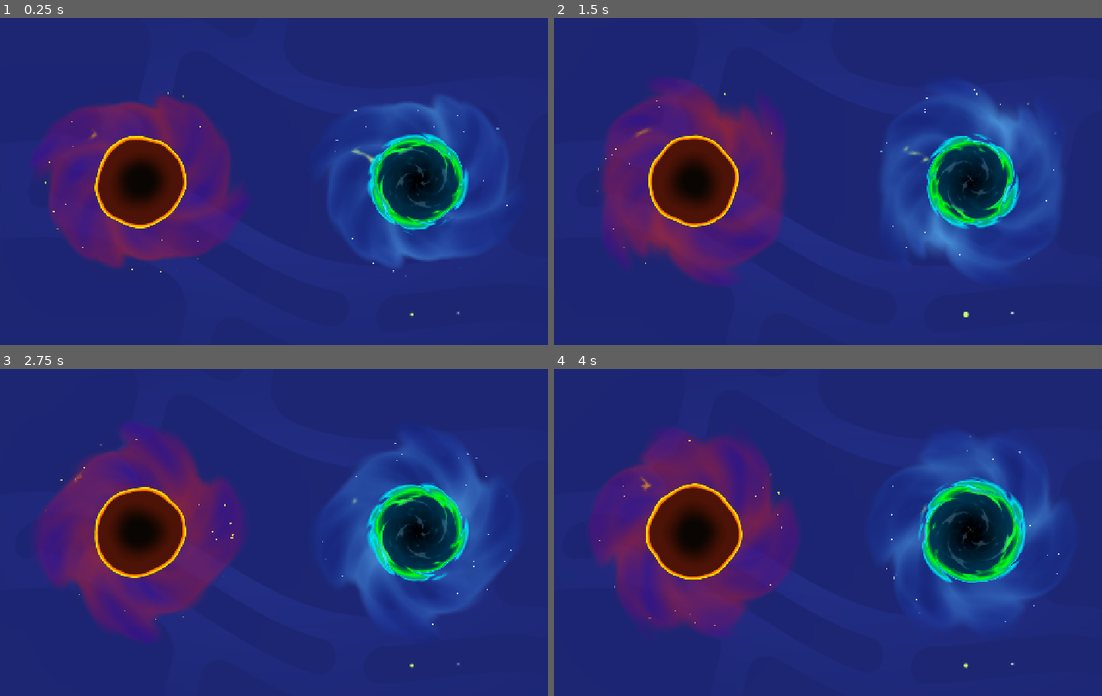
Above: before the commit, frames 1-4 (two rows, left to right).
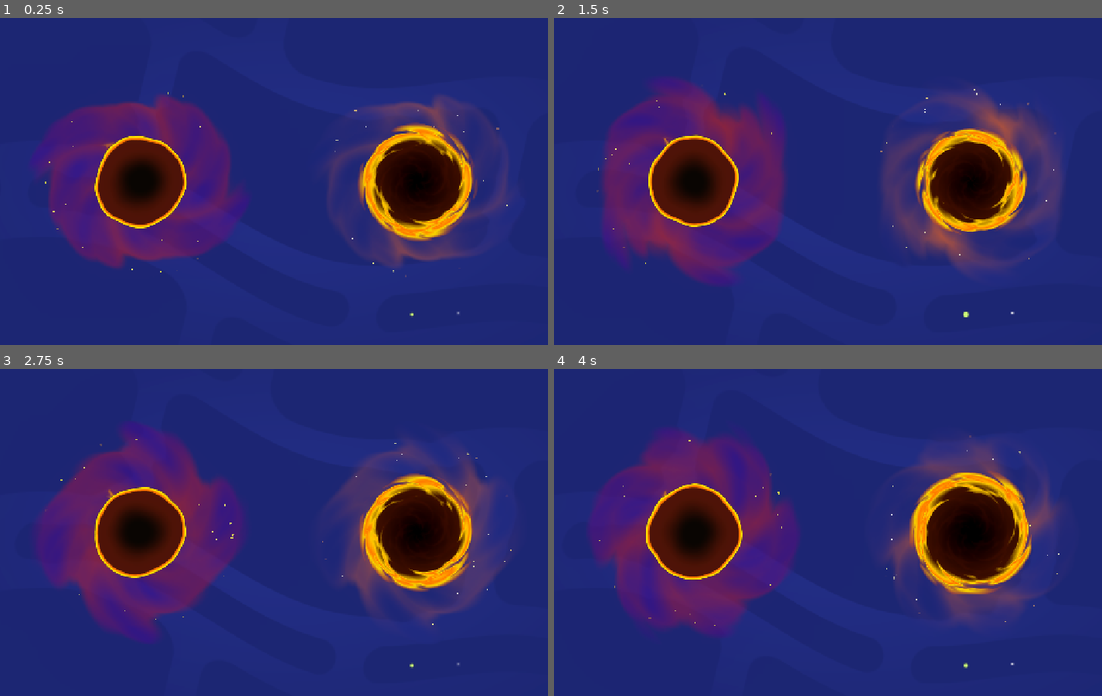
Above: after the commit, the same moments.

Repository: gdquest-demos/godot-4-your-first-shader-from-zero
Game: Godot game, scene res://assets/portal/portal_test.tscn
Same seed, same stepped clock (60 frames per second), same inputs: the game is played once before the commit and once after it. This scene is started directly instead of the project's main scene.
Inputs:
- Up to frame 1 (0.25 s): no input
- Up to frame 2 (1.5 s): hold Right (ui_right) 0.53-1.28 s; hold Down (ui_down) from 1.28 s (still down)
- Up to frame 3 (2.75 s): release Down (ui_down) at 2.03 s; hold Right (ui_right) from 2.03 s (still down)
- Up to frame 4 (4 s): release Right (ui_right) at 2.78 s; hold Up (ui_up) 2.78-3.53 s; hold Left (ui_left) from 3.53 s (still down)

The runs differ from the first frame. In frame 1, 11% of the frame differs, in the area x 16-93%, y 23-80%; in frame 2, 13%, in the area x 14-93%, y 19-79%; in frame 3, 12%; in frame 4, 11%.

Commit message:
update: red portal

Diff:
--- a/assets/portal/portal_2_background_mat.tres
+++ b/assets/portal/materials/green_portal/portal_2_background_mat.tres
@@ -1,6 +1,6 @@
 [gd_resource type="ShaderMaterial" format=3 uid="uid://d223hkl7xp5sd"]
 
-[ext_resource type="Shader" uid="uid://b742xx2fiajhu" path="res://assets/portal/portal_background.gdshader" id="1_voro7"]
+[ext_resource type="Shader" uid="uid://b742xx2fiajhu" path="res://assets/portal/shader/portal_background.gdshader" id="1_voro7"]
 
 [sub_resource type="Gradient" id="Gradient_voro7"]
 colors = PackedColorArray(0.018899981, 0.11056506, 0.63, 0.06666667, 0.32200003, 0.6509001, 0.92, 0.83137256)
--- a/assets/portal/portal_2_mat.tres
+++ b/assets/portal/materials/green_portal/portal_2_mat.tres
@@ -1,7 +1,7 @@
 [gd_resource type="ShaderMaterial" format=3 uid="uid://tkh0a11oe6lm"]
 
-[ext_resource type="Shader" uid="uid://2mps1vjyyqh3" path="res://assets/portal/portal_2.gdshader" id="1_8278w"]
-[ext_resource type="Texture2D" uid="uid://tj4wuhredjpx" path="res://assets/portal/portal_2_gradient.tres" id="2_miaf3"]
+[ext_resource type="Shader" uid="uid://2mps1vjyyqh3" path="res://assets/portal/shader/portal_2.gdshader" id="1_8278w"]
+[ext_resource type="Texture2D" uid="uid://tj4wuhredjpx" path="res://assets/portal/materials/green_portal/portal_2_gradient.tres" id="2_miaf3"]
 
 [resource]
 shader = ExtResource("1_8278w")
--- /dev/null
+++ b/assets/portal/materials/green_portal/portal_2_particles_mat.tres
@@ -0,0 +1,25 @@
+[gd_resource type="ShaderMaterial" format=3 uid="uid://c752rykjq2jpg"]
+
+[ext_resource type="Shader" uid="uid://krmquanp3h41" path="res://assets/portal/shader/portal_particles_process.gdshader" id="1_u7ye3"]
+
+[sub_resource type="Curve" id="Curve_wvkgw"]
+_data = [Vector2(0, 0), 0.0, 0.0, 0, 0, Vector2(0.2, 1), 0.0, 0.0, 0, 0, Vector2(0.8, 1), 0.0, 0.0, 0, 0, Vector2(1, 0), 0.0, 0.0, 0, 0]
+point_count = 4
+
+[sub_resource type="CurveTexture" id="CurveTexture_u7ye3"]
+curve = SubResource("Curve_wvkgw")
+
+[sub_resource type="Curve" id="Curve_trlrn"]
+_limits = [1.0, 4.0, 0.0, 1.0]
+_data = [Vector2(0, 1), 0.0, 0.0, 0, 0, Vector2(0.5, 4), 0.0, 0.0, 0, 0, Vector2(1, 1), 0.0, 0.0, 0, 0]
+point_count = 3
+
+[sub_resource type="CurveTexture" id="CurveTexture_43jak"]
+curve = SubResource("Curve_trlrn")
+
+[resource]
+shader = ExtResource("1_u7ye3")
+shader_parameter/portal_radius = 200.0
+shader_parameter/color = Color(0.41000003, 0.70500004, 1, 1)
+shader_parameter/alpha_curve = SubResource("CurveTexture_u7ye3")
+shader_parameter/emission_curve = SubResource("CurveTexture_43jak")
--- a/assets/portal/portal_background_mat.tres
+++ b/assets/portal/materials/portal_1/portal_background_mat.tres
@@ -1,6 +1,6 @@
 [gd_resource type="ShaderMaterial" format=3 uid="uid://crpv7vsmug6v0"]
 
-[ext_resource type="Shader" uid="uid://b742xx2fiajhu" path="res://assets/portal/portal_background.gdshader" id="1_cm075"]
+[ext_resource type="Shader" uid="uid://b742xx2fiajhu" path="res://assets/portal/shader/portal_background.gdshader" id="1_cm075"]
 
 [sub_resource type="Gradient" id="Gradient_cm075"]
 colors = PackedColorArray(0.22259979, 0.018899981, 0.63, 0.4392157, 1, 0.13333333, 0, 0.45882353)
--- a/assets/portal/portal_mat.tres
+++ b/assets/portal/materials/portal_1/portal_mat.tres
@@ -1,6 +1,6 @@
 [gd_resource type="ShaderMaterial" format=3 uid="uid://cwlh5rtsne3u"]
 
-[ext_resource type="Shader" uid="uid://dxf77vnjpd8um" path="res://assets/portal/portal.gdshader" id="1_byjj7"]
+[ext_resource type="Shader" uid="uid://dxf77vnjpd8um" path="res://assets/portal/shader/portal.gdshader" id="1_byjj7"]
 
 [resource]
 shader = ExtResource("1_byjj7")
--- a/assets/portal/portal_particles_process_mat.tres
+++ b/assets/portal/materials/portal_1/portal_particles_process_mat.tres
@@ -1,6 +1,6 @@
 [gd_resource type="ShaderMaterial" format=3 uid="uid://i4d1kv43j0hg"]
 
-[ext_resource type="Shader" uid="uid://krmquanp3h41" path="res://assets/portal/portal_particles_process.gdshader" id="1_trlrn"]
+[ext_resource type="Shader" uid="uid://krmquanp3h41" path="res://assets/portal/shader/portal_particles_process.gdshader" id="1_trlrn"]
 
 [sub_resource type="Curve" id="Curve_wvkgw"]
 _data = [Vector2(0, 0), 0.0, 0.0, 0, 0, Vector2(0.2, 1), 0.0, 0.0, 0, 0, Vector2(0.8, 1), 0.0, 0.0, 0, 0, Vector2(1, 0), 0.0, 0.0, 0, 0]
--- /dev/null
+++ b/assets/portal/materials/red_portal/red_portal_background_mat.tres
@@ -0,0 +1,15 @@
+[gd_resource type="ShaderMaterial" format=3 uid="uid://bxxlrixgk5tsk"]
+
+[ext_resource type="Shader" uid="uid://b742xx2fiajhu" path="res://assets/portal/shader/portal_background.gdshader" id="1_auckf"]
+
+[sub_resource type="Gradient" id="Gradient_gcpej"]
+colors = PackedColorArray(0.018899981, 0.11056506, 0.63, 0, 1, 0.4066667, 0.110000014, 0.61960787)
+
+[sub_resource type="GradientTexture1D" id="GradientTexture1D_je4ws"]
+gradient = SubResource("Gradient_gcpej")
+
+[resource]
+shader = ExtResource("1_auckf")
+shader_parameter/gradient = SubResource("GradientTexture1D_je4ws")
+shader_parameter/portal_radius = 0.5
+shader_parameter/softness = 0.050000002375
--- /dev/null
+++ b/assets/portal/materials/red_portal/red_portal_gradient.tres
@@ -0,0 +1,8 @@
+[gd_resource type="GradientTexture1D" format=3 uid="uid://cj8112ep1pkm"]
+
+[sub_resource type="Gradient" id="Gradient_6088b"]
+offsets = PackedFloat32Array(0, 0.66219836, 0.75076926, 0.8138462, 0.8523077, 0.9464594)
+colors = PackedColorArray(0, 0, 0, 1, 0.22182292, 0.057407536, 0.007186607, 1, 1, 0.7833333, 0, 1, 1, 0.4666667, 0, 1, 0.97, 0.8406667, 0, 1, 1, 0.18333334, 0, 0)
+
+[resource]
+gradient = SubResource("Gradient_6088b")
--- /dev/null
+++ b/assets/portal/materials/red_portal/red_portal_mat.tres
@@ -0,0 +1,12 @@
+[gd_resource type="ShaderMaterial" format=3 uid="uid://xfqmhssbp2m4"]
+
+[ext_resource type="Shader" uid="uid://2mps1vjyyqh3" path="res://assets/portal/shader/portal_2.gdshader" id="1_vfc2s"]
+[ext_resource type="Texture2D" uid="uid://cj8112ep1pkm" path="res://assets/portal/materials/red_portal/red_portal_gradient.tres" id="2_kcsv6"]
+
+[resource]
+shader = ExtResource("1_vfc2s")
+shader_parameter/gradient = ExtResource("2_kcsv6")
+shader_parameter/portal_radius = 0.5
+shader_parameter/breathing_strength = 0.03
+shader_parameter/displacement_strength = 0.05
+shader_parameter/noise_speed = 0.2000000095
--- a/assets/portal/portal_2_particles_mat.tres
+++ b/assets/portal/materials/red_portal/red_portal_particles_process_mat.tres
@@ -1,6 +1,6 @@
-[gd_resource type="ShaderMaterial" format=3 uid="uid://c752rykjq2jpg"]
+[gd_resource type="ShaderMaterial" format=3 uid="uid://6r8hl0rtss2o"]
 
-[ext_resource type="Shader" uid="uid://krmquanp3h41" path="res://assets/portal/portal_particles_process.gdshader" id="1_u7ye3"]
+[ext_resource type="Shader" uid="uid://krmquanp3h41" path="res://assets/portal/shader/portal_particles_process.gdshader" id="1_rrtck"]
 
 [sub_resource type="Curve" id="Curve_wvkgw"]
 _data = [Vector2(0, 0), 0.0, 0.0, 0, 0, Vector2(0.2, 1), 0.0, 0.0, 0, 0, Vector2(0.8, 1), 0.0, 0.0, 0, 0, Vector2(1, 0), 0.0, 0.0, 0, 0]
@@ -18,8 +18,8 @@
 curve = SubResource("Curve_trlrn")
 
 [resource]
-shader = ExtResource("1_u7ye3")
+shader = ExtResource("1_rrtck")
 shader_parameter/portal_radius = 200.0
-shader_parameter/color = Color(0.41000003, 0.70500004, 1, 1)
+shader_parameter/color = Color(1, 0.47500002, 0.25, 1)
 shader_parameter/alpha_curve = SubResource("CurveTexture_u7ye3")
 shader_parameter/emission_curve = SubResource("CurveTexture_43jak")
--- a/assets/portal/portal_particles.gdshader
+++ /dev/null
@@ -1,11 +0,0 @@
-shader_type canvas_item;
-
-varying vec4 custom;
-
-void vertex() {
-	custom = INSTANCE_CUSTOM;
-}
-
-void fragment() {
-	COLOR.rgb *= 2.0;
-}
--- a/assets/portal/portal_particles_2_process_mat.tres
+++ /dev/null
@@ -1,16 +0,0 @@
-[gd_resource type="ShaderMaterial" format=3 uid="uid://dcikkmsc4i4ao"]
-
-[ext_resource type="Shader" uid="uid://krmquanp3h41" path="res://assets/portal/portal_particles_process.gdshader" id="1_sy73f"]
-
-[sub_resource type="Curve" id="Curve_6j26r"]
-_data = [Vector2(0, 0), 0.0, 0.0, 0, 0, Vector2(1, 0), 0.0, 0.0, 0, 0]
-point_count = 2
-
-[sub_resource type="CurveTexture" id="CurveTexture_ljiwj"]
-curve = SubResource("Curve_6j26r")
-
-[resource]
-shader = ExtResource("1_sy73f")
-shader_parameter/portal_radius = 200.0
-shader_parameter/color = Color(1, 0.5746666, 0.120000005, 1)
-shader_parameter/alpha_curve = SubResource("CurveTexture_ljiwj")
--- a/assets/portal/portal_particles_mat.tres
+++ /dev/null
@@ -1,6 +0,0 @@
-[gd_resource type="ShaderMaterial" format=3 uid="uid://bhoy1rls7s2p7"]
-
-[ext_resource type="Shader" uid="uid://befcpc2blbw4l" path="res://assets/portal/portal_particles.gdshader" id="1_sy73f"]
-
-[resource]
-shader = ExtResource("1_sy73f")
--- a/assets/portal/portal_test.tscn
+++ b/assets/portal/portal_test.tscn
@@ -2,12 +2,15 @@
 
 [ext_resource type="PackedScene" uid="uid://bxfevggvxo634" path="res://assets/background/space_background.tscn" id="1_a2c6u"]
 [ext_resource type="Script" uid="uid://d1y0herb1jsm6" path="res://assets/portal/portal_test.gd" id="1_ljiwj"]
-[ext_resource type="Material" uid="uid://cwlh5rtsne3u" path="res://assets/portal/portal_mat.tres" id="2_jsav0"]
-[ext_resource type="Material" uid="uid://tkh0a11oe6lm" path="res://assets/portal/portal_2_mat.tres" id="3_7fav2"]
-[ext_resource type="Material" uid="uid://crpv7vsmug6v0" path="res://assets/portal/portal_background_mat.tres" id="3_7ro0l"]
-[ext_resource type="Material" uid="uid://d223hkl7xp5sd" path="res://assets/portal/portal_2_background_mat.tres" id="4_x5flc"]
-[ext_resource type="Material" uid="uid://i4d1kv43j0hg" path="res://assets/portal/portal_particles_process_mat.tres" id="5_ljiwj"]
-[ext_resource type="Material" uid="uid://c752rykjq2jpg" path="res://assets/portal/portal_2_particles_mat.tres" id="8_ljiwj"]
+[ext_resource type="Material" uid="uid://cwlh5rtsne3u" path="res://assets/portal/materials/portal_1/portal_mat.tres" id="2_jsav0"]
+[ext_resource type="Material" uid="uid://tkh0a11oe6lm" path="res://assets/portal/materials/green_portal/portal_2_mat.tres" id="3_7fav2"]
+[ext_resource type="Material" uid="uid://crpv7vsmug6v0" path="res://assets/portal/materials/portal_1/portal_background_mat.tres" id="3_7ro0l"]
+[ext_resource type="Material" uid="uid://d223hkl7xp5sd" path="res://assets/portal/materials/green_portal/portal_2_background_mat.tres" id="4_x5flc"]
+[ext_resource type="Material" uid="uid://i4d1kv43j0hg" path="res://assets/portal/materials/portal_1/portal_particles_process_mat.tres" id="5_ljiwj"]
+[ext_resource type="Material" uid="uid://xfqmhssbp2m4" path="res://assets/portal/materials/red_portal/red_portal_mat.tres" id="6_r3u7d"]
+[ext_resource type="Material" uid="uid://bxxlrixgk5tsk" path="res://assets/portal/materials/red_portal/red_portal_background_mat.tres" id="7_74vi4"]
+[ext_resource type="Material" uid="uid://c752rykjq2jpg" path="res://assets/portal/materials/green_portal/portal_2_particles_mat.tres" id="8_ljiwj"]
+[ext_resource type="Material" uid="uid://6r8hl0rtss2o" path="res://assets/portal/materials/red_portal/red_portal_particles_process_mat.tres" id="8_r3u7d"]
 
 [sub_resource type="Environment" id="Environment_l4b4c"]
 background_mode = 3
@@ -106,7 +109,7 @@
 
 [node name="PortalSprite2" type="Sprite2D" parent="Control" unique_id=1352180399]
 texture_repeat = 2
-material = ExtResource("3_7fav2")
+material = ExtResource("6_r3u7d")
 position = Vector2(270, 0)
 texture = SubResource("NoiseTexture2D_7fav2")
 metadata/_edit_group_ = true
@@ -114,7 +117,7 @@
 [node name="PortalBackground" type="Sprite2D" parent="Control/PortalSprite2" unique_id=1250962367]
 show_behind_parent = true
 texture_repeat = 2
-material = ExtResource("4_x5flc")
+material = ExtResource("7_74vi4")
 scale = Vector2(2, 2)
 texture = SubResource("NoiseTexture2D_ljiwj")
 
@@ -122,4 +125,24 @@
 amount = 32
 texture = SubResource("GradientTexture2D_0xhv5")
 preprocess = 1.0
+process_material = ExtResource("8_r3u7d")
+
+[node name="PortalSprite3" type="Sprite2D" parent="Control" unique_id=464756498]
+texture_repeat = 2
+material = ExtResource("3_7fav2")
+position = Vector2(903, 0)
+texture = SubResource("NoiseTexture2D_7fav2")
+metadata/_edit_group_ = true
+
+[node name="PortalBackground" type="Sprite2D" parent="Control/PortalSprite3" unique_id=2102840389]
+show_behind_parent = true
+texture_repeat = 2
+material = ExtResource("4_x5flc")
+scale = Vector2(2, 2)
+texture = SubResource("NoiseTexture2D_ljiwj")
+
+[node name="PortalParticles" type="GPUParticles2D" parent="Control/PortalSprite3" unique_id=1485453314]
+amount = 32
+texture = SubResource("GradientTexture2D_0xhv5")
+preprocess = 1.0
 process_material = ExtResource("8_ljiwj")
--- a/assets/portal/portal_2.gdshader
+++ b/assets/portal/shader/portal_2.gdshader
@@ -2,8 +2,6 @@
 
 uniform sampler2D gradient: source_color;
 uniform float portal_radius: hint_range(0.0, 0.5) = 0.4;
-
-uniform float softness: hint_range(0.0, 0.2) = 0.01;
 
 uniform float breathing_strength: hint_range(0.0, 0.1) = 0.03;
 uniform float displacement_strength : hint_range(0.0, 0.2) = 0.05;
@@ -33,17 +31,9 @@
 		(noise_displacement + noise_displacement_2 * 0.5) * displacement_strength +
 		oscillation * breathing_strength;
 
-	float mask_outer = smoothstep(
-		portal_radius,
-		portal_radius - softness,
-		distance_from_center
-	);
-
-	COLOR.a = mask_outer;
 	COLOR.rgba = texture(
 		gradient,
 		vec2((distance_from_center / portal_radius) - 0.1
 		+ smoothstep(0.4, 0.8, noise_displacement_2) * 0.1
 		, 0.0)).rgba;
-	COLOR.rgb += smoothstep(0.6, 0.8, noise_displacement_2) * 0.15;
 }
--- a/assets/portal/portal_background.gdshader
+++ b/assets/portal/shader/portal_background.gdshader
@@ -4,7 +4,6 @@
 uniform sampler2D gradient: source_color;
 uniform float portal_radius: hint_range(0.0, 0.5) = 0.4;
 uniform float softness: hint_range(0.0, 0.2) = 0.01;
-
 
 #include "polar_coordinate.gdshaderinc"
 
@@ -21,8 +20,8 @@
 		portal_radius - softness,
 		distance_from_center
 	);
-	vec3 screen_color = texture(screen_sampler, SCREEN_UV + noise_displacement * 0.1 * mask_outer).rgb;
+	float normalized_noise = (noise_displacement - 0.5) * 2.0;
+	vec3 screen_color = texture(screen_sampler, SCREEN_UV + normalized_noise * 0.025 * mask_outer).rgb;
 	vec4 noise_color = texture(gradient, vec2(noise_displacement, 0.0)).rgba;
 	COLOR.rgb = mix(screen_color, noise_color.rgb, noise_color.a * mask_outer);
-	//COLOR.a *= mask_outer;
 }
Renamed: assets/portal/portal_2_gradient.tres -> assets/portal/materials/green_portal/portal_2_gradient.tres
Not shown, removed: assets/portal/overlay.gdshaderinc
Not shown, removed: assets/portal/overlay.gdshaderinc.uid
Not shown, removed: assets/portal/portal_particles.gdshader.uid
Renamed: assets/portal/2d_rotate.gdshaderinc -> assets/portal/shader/2d_rotate.gdshaderinc
Renamed: assets/portal/2d_rotate.gdshaderinc.uid -> assets/portal/shader/2d_rotate.gdshaderinc.uid
Not shown, changed: assets/portal/shader/polar_coordinate.gdshaderinc
Renamed: assets/portal/polar_coordinate.gdshaderinc.uid -> assets/portal/shader/polar_coordinate.gdshaderinc.uid
Renamed: assets/portal/portal.gdshader -> assets/portal/shader/portal.gdshader
Renamed: assets/portal/portal.gdshader.uid -> assets/portal/shader/portal.gdshader.uid
Renamed: assets/portal/portal_2.gdshader.uid -> assets/portal/shader/portal_2.gdshader.uid
Renamed: assets/portal/portal_background.gdshader.uid -> assets/portal/shader/portal_background.gdshader.uid
(and 2 more such lines)
